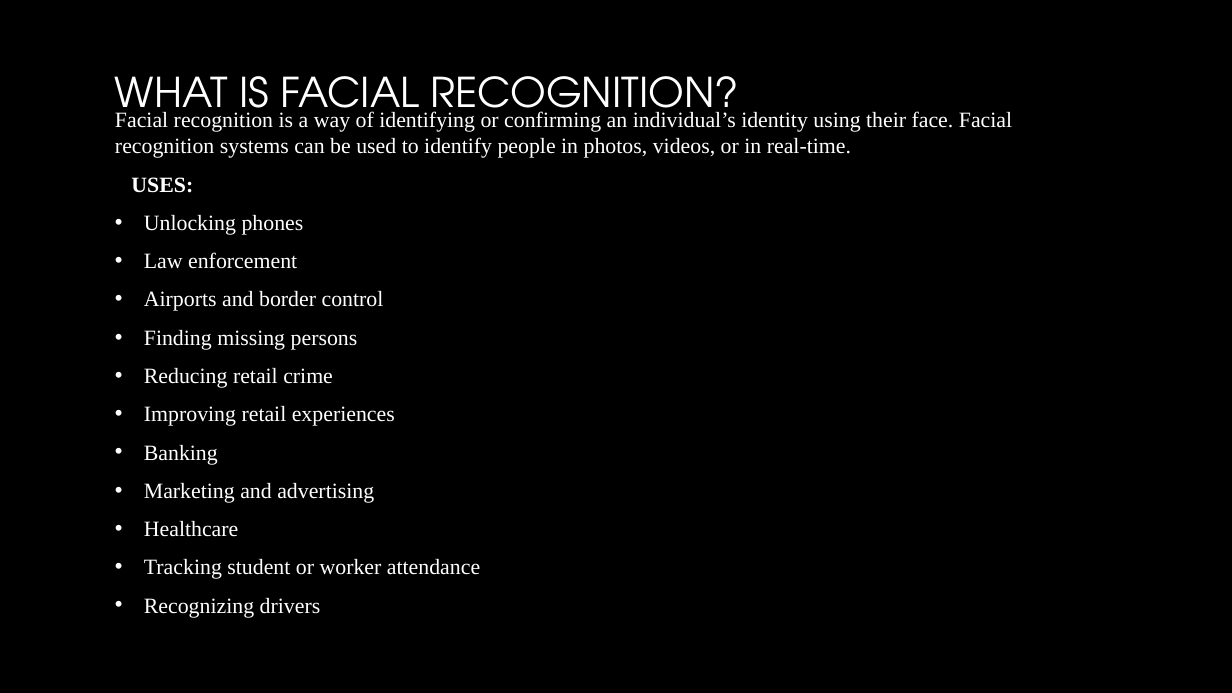
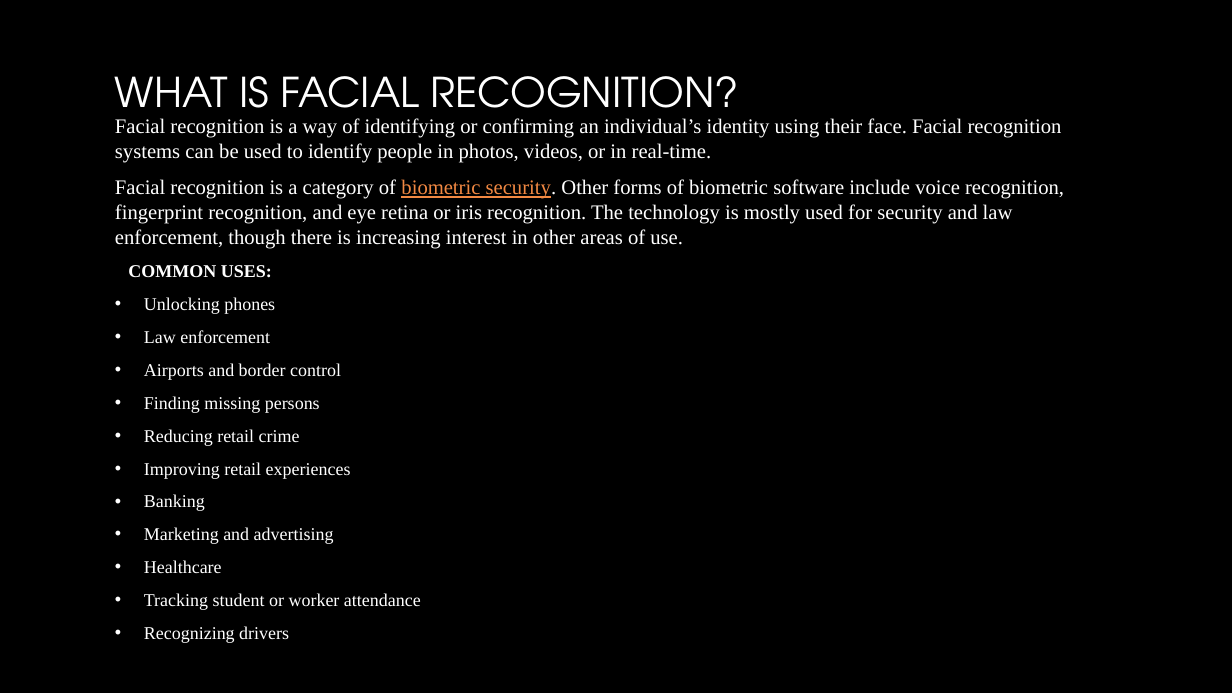
Before and after one commit to barrodea/codeclan_homework_BarryODea, a slide deck: slide 2 of week_03/day_4/Ethics_presentation.pptx (slide 3 before the commit). Drawn at 1232x693 pixels with LibreOffice and Linux fonts; fonts in the diff are those of the drawing; background and template pictures are left out. Boxes give left, top, right and bottom in pixels: in the first picture for what was removed or moved away, otherwise in the second. Text is boxed around its words. In the diff, an @@ line names an element or a change of style, - is before the commit and + after.

Commit message:
add change to powerpoint

```diff
--- a/week_03/day_4/Ethics_presentation.pptx
+++ b/week_03/day_4/Ethics_presentation.pptx
@@ text at bbox=[115, 118, 1062, 643]: size 17 to 16.1 pt in "Facial recognition is a way of identifying ..."; size 17 to 14 pt in "Unlocking phones", "Law enforcement", "Airports and border control", "Finding missing persons" and 7 more places @@
@@ text at bbox=[115, 179, 1064, 278]: text changed; size 17 to 16.1 pt; bold off @@
-USES:
+Facial recognition is a category of biometric security. Other forms of biometric software include voice recognition, fingerprint recognition, and eye retina or iris recognition. The technology is mostly used for security and law enforcement, though there is increasing interest in other areas of use.
+COMMON USES:
```
